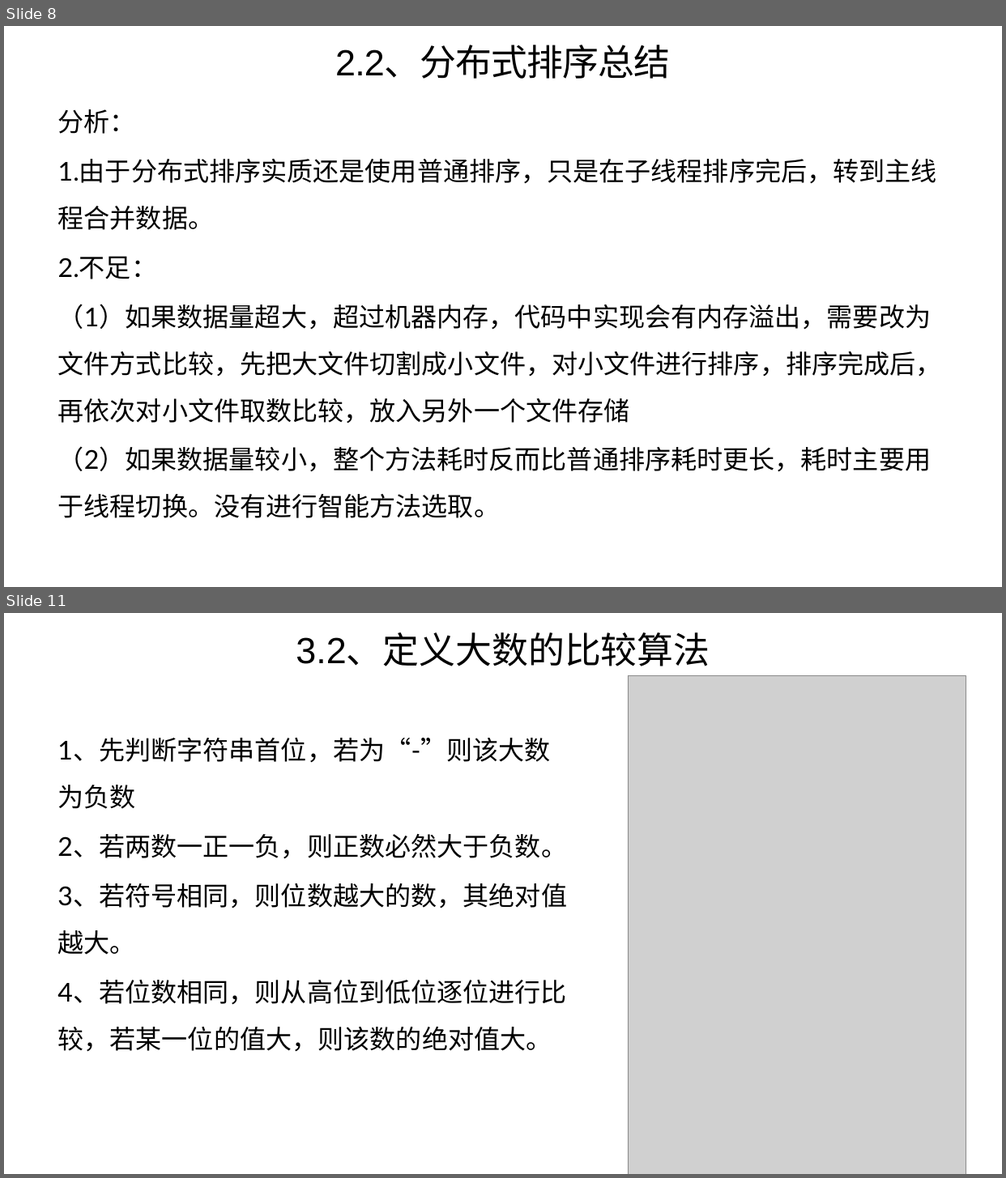
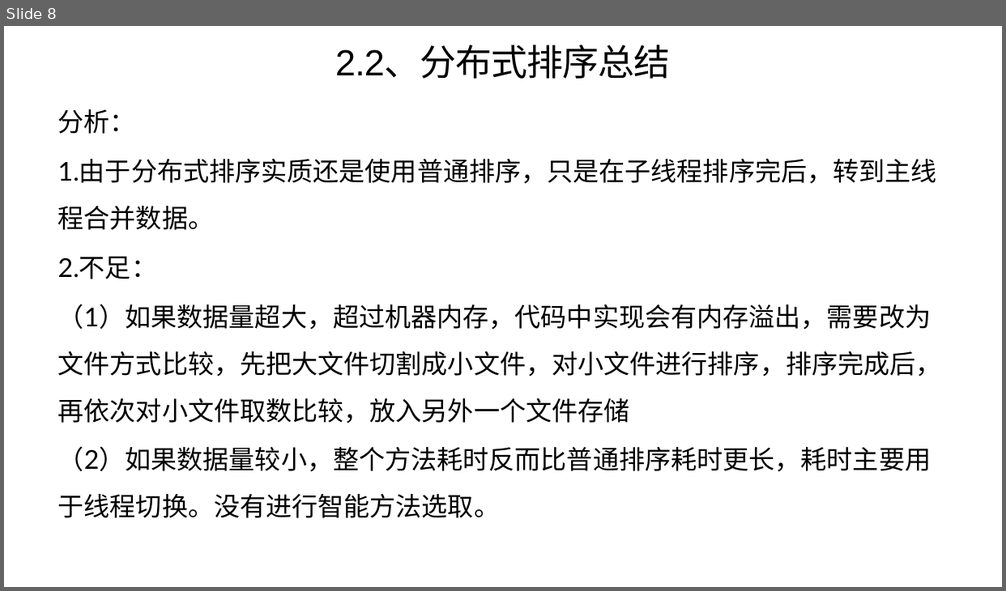
Before and after one commit to wanggy820/algorithm, a slide deck: 答辩报告.pptx. Shown one above the other, each under a label of ours: slides 8 and 11 before the commit, slide 8 after it; the slides between them are not shown. The pictures are 1006x1178 and 1006x591 pixels, drawn with LibreOffice and Linux fonts; fonts in the diff are those of the drawing; grey boxes stand for pictures. Boxes give left, top, right and bottom in pixels: in the first picture for what was removed or moved away, otherwise in the second. Text is boxed around its words. In the diff, an @@ line names an element or a change of style, - is before the commit and + after.

```diff
--- a/答辩报告.pptx
+++ b/答辩报告.pptx
@@ slide 11 removed at (4,613,1002,1174), background #FFFFFF @@
@@ title removed at (296,635,710,666) @@
-3.2、定义大数的比较算法
@@ picture removed at (628,675,965,1174) @@
@@ text removed at (57,738,567,1052) @@
-1、先判断字符串首位，若为“-”则该大数为负数
-2、若两数一正一负，则正数必然大于负数。
-3、若符号相同，则位数越大的数，其绝对值越大。
-4、若位数相同，则从高位到低位逐位进行比较，若某一位的值大，则该数的绝对值大。
```
Also in this commit, not shown: 12 slides changed, 1 other slide removed, 1 other file.
